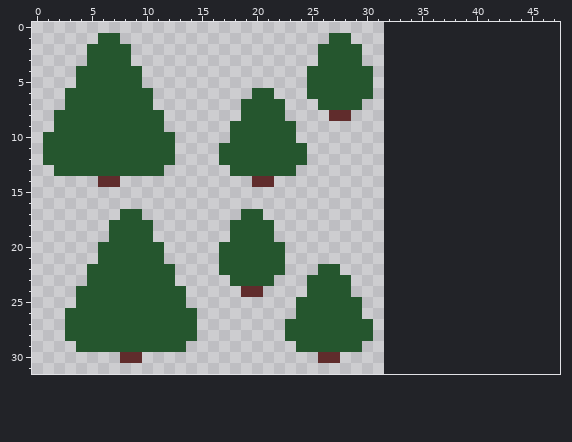
Two versions of one pixel-art file, assets/images/forest.aseprite. The picture above was drawn from the file before the commit.
32x32 pixels, 1 frame. The old version is drawn lined up with the new one, on the new canvas.
Now the later version:
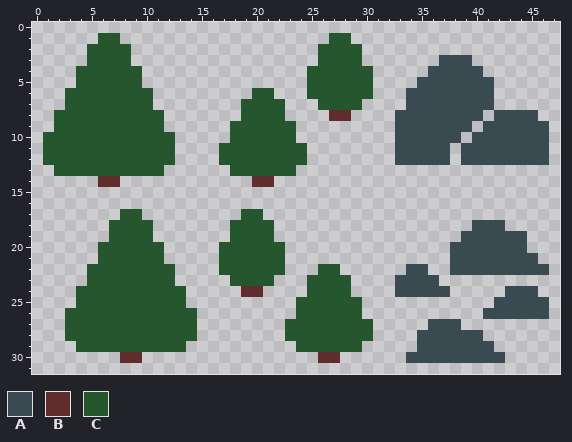
Palette (. is transparent): A #394a50  B #602c2c  C #25562e
From old to new:
canvas 32x32 -> 48x32
There is now colour A in row 3 at x 37 to 39; in row 4 at x 36 to 40; in row 5 at x 35 to 41; in rows 6 to 7 at x 34 to 41; in row 8 at x 33 to 40 and 42 to 45; in row 9 at x 33 to 39 and 41 to 46.
There is now colour A in row 10 at x 33 to 38 and 40 to 46; in rows 11 to 12 at x 33 to 37 and 39 to 46; in row 18 at x 40 to 42; in row 19 at x 39 to 44; in row 20 at x 38 to 44; in row 21 at x 38 to 45.
There is now colour A in row 22 at x 34 to 35 and 38 to 46; in row 23 at x 33 to 36; in row 24 at x 33 to 37 and 43 to 45; in row 25 at x 42 to 46; in row 26 at x 41 to 46; in row 27 at x 36 to 38.
There is now colour A in row 28 at x 35 to 40; in row 29 at x 35 to 41; in row 30 at x 34 to 42.
Changed places in both pictures, as pixel boxes (x1, y1, x2, y2):
added: (395, 55, 549, 165)
added: (395, 220, 549, 363)
